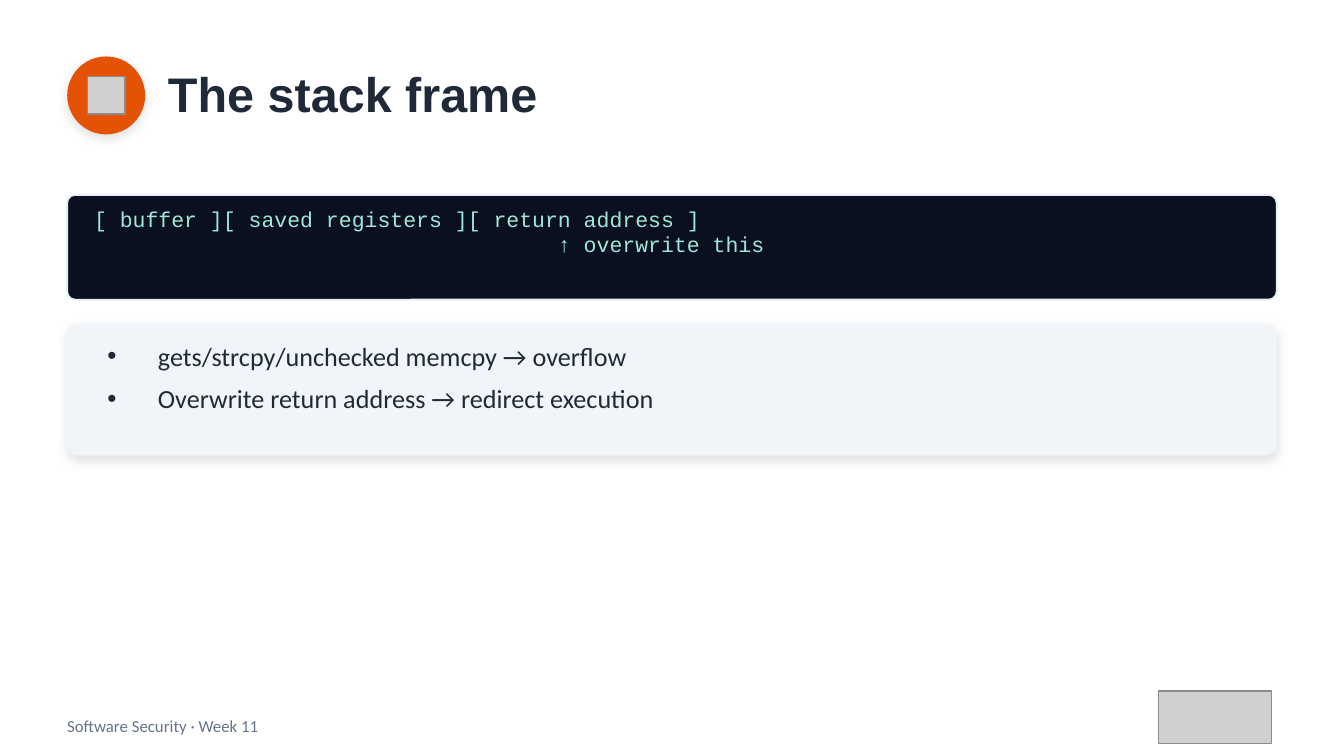
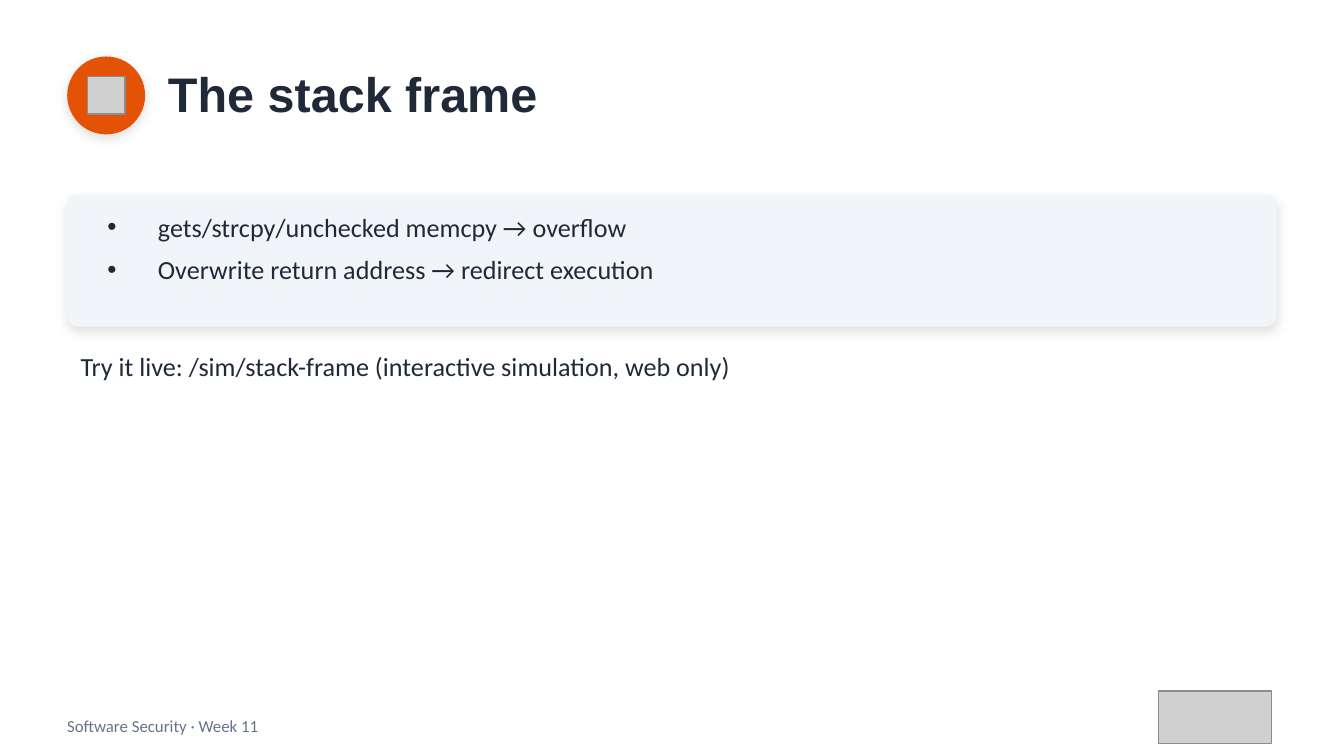
Before and after one commit to 6531503085Sutapat/software-security, a slide deck: slide 4 of slides/pptx/week11.pptx. Drawn at 1344x756 pixels with LibreOffice and Linux fonts; fonts in the diff are those of the drawing; grey boxes stand for pictures. Boxes give left, top, right and bottom in pixels: in the first picture for what was removed or moved away, otherwise in the second. Text is boxed around its words. In the diff, an @@ line names an element or a change of style, - is before the commit and + after.

```diff
--- a/slides/pptx/week11.pptx
+++ b/slides/pptx/week11.pptx
@@ rounded rectangle: place and size @@
-rounded rectangle at <box>67,195,1277,300</box>
+rounded rectangle at <box>67,195,1277,327</box>
@@ rounded rectangle at <box>67,195,1277,327</box>: fill #0A1020 to #F1F5F9; outline #E8EDF3 1 pt to none; shadow on; proportions changed @@
@@ text "gets/strcpy/unchecked memcpy → overflow": place and size @@
-text "gets/strcpy/unchecked memcpy → overflow" at <box>158,348,653,408</box>
+text "gets/strcpy/unchecked memcpy → overflow" at <box>158,219,653,279</box>
@@ text removed at <box>120,211,765,252</box> @@
-[ buffer ][ saved registers ][ return address ]
-↑ overwrite this
@@ rounded rectangle removed at <box>67,324,1277,456</box> @@
@@ text added at <box>81,357,729,381</box>, 14 pt, text #1F2937 @@
+Try it live: /sim/stack-frame (interactive simulation, web only)
```
Also in this commit, not shown: 1 slide added, 9 other files.
